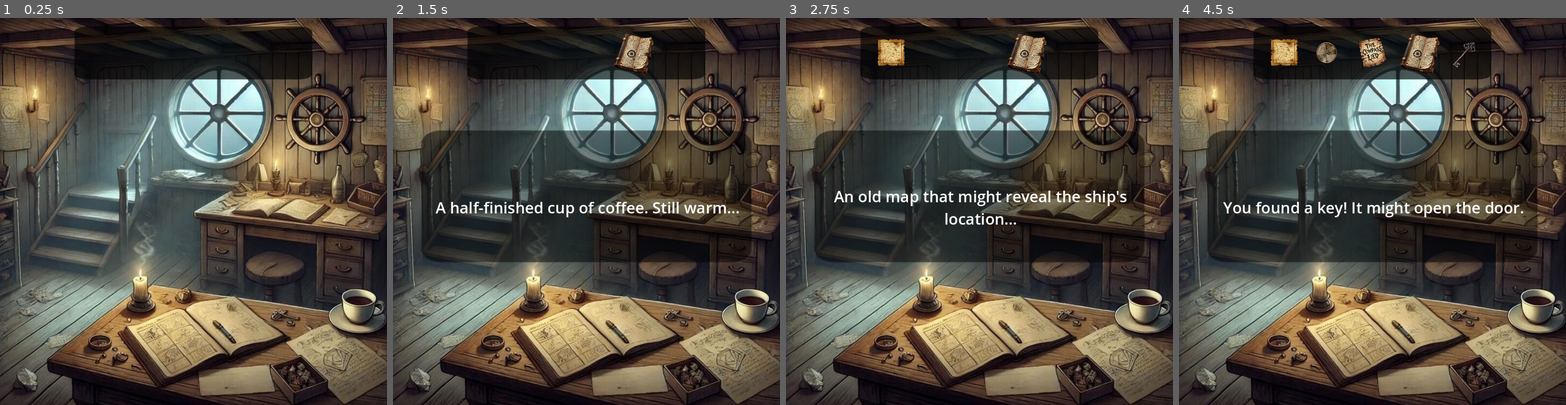
Above: before the commit, frames 1-4 (left to right).
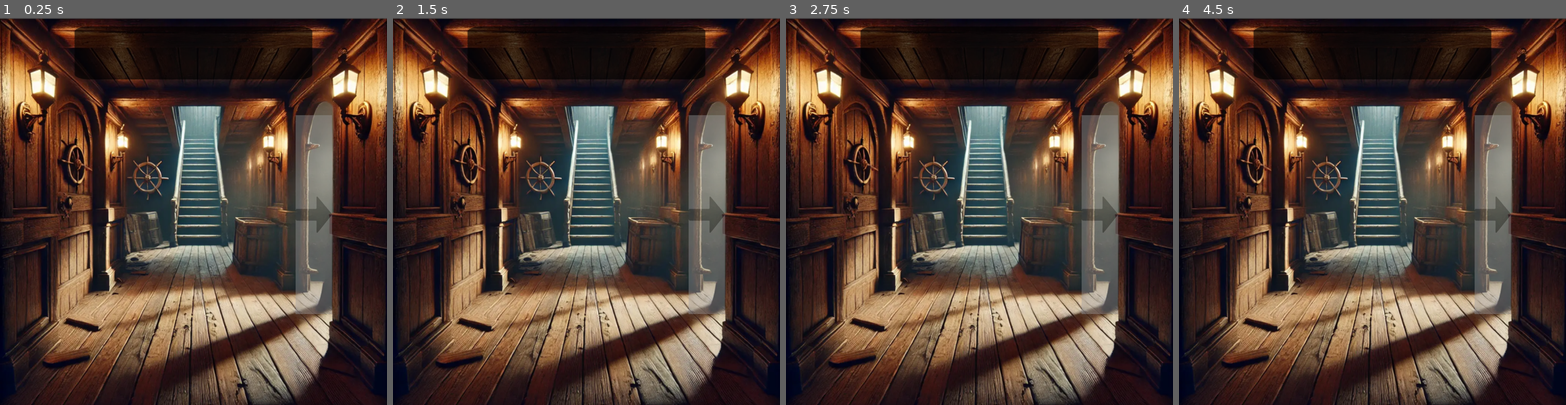
Above: after the commit, the same moments.

Repository: MasonPrather/AWakeInTheDarkKSU
Game: Godot game, scene res://Scenes/hallway_1.tscn
Same seed, same stepped clock (60 frames per second), same inputs: the game is played once before the commit and once after it. Before the commit the project starts from res://Scenes/captains_cabin.tscn.
Inputs (mouse positions are in pixels of both pictures, inside the frame that each line leads up to):
- Up to frame 1 (0.25 s): no input
- Up to frame 2 (1.5 s): tap Enter at 0.5 s; move the mouse to (594, 335) at 0.52 s; click (594, 335) at 0.67 s; tap Space at 1.25 s; move the mouse to (752, 304) at 1.27 s; click (752, 304) at 1.42 s
- Up to frame 3 (2.75 s): tap Enter at 2 s; move the mouse to (801, 118) at 2.02 s; click (801, 118) at 2.17 s
- Up to frame 4 (4.5 s): tap Space at 2.75, 4.25 s; move the mouse to (1279, 343) at 2.77 s; click (1279, 343) at 2.92 s; tap Enter at 3.5 s; move the mouse to (1233, 339) at 3.52 s; click (1233, 339) at 3.67 s; move the mouse to (1515, 188) at 4.27 s; click (1515, 188) at 4.42 s

The runs differ from the first frame. In frame 1, 81% of the frame differs, in the area x 0-100%, y 0-100%; in frame 2, 78%; in frame 3, 78%; in frame 4, 78%.

Commit message:
Fixed level 2 mouse

Diff:
--- a/awakeinthedark/Scripts/Objects/collectible.gd
+++ b/awakeinthedark/Scripts/Objects/collectible.gd
@@ -5,6 +5,8 @@
 func _ready():
 	input_pickable = true
 	connect("input_event", Callable(self, "_on_input_event"))
+	connect("mouse_entered", Callable(self, "_on_mouse_entered"))
+	connect("mouse_exited", Callable(self, "_on_mouse_exited"))
 
 func _on_input_event(_viewport, event, _shape_idx):
 	if event is InputEventMouseButton and event.pressed and event.button_index == MOUSE_BUTTON_LEFT:
--- a/awakeinthedark/project.godot
+++ b/awakeinthedark/project.godot
@@ -11,7 +11,7 @@
 [application]
 
 config/name="AWakeInTheDark"
-run/main_scene="res://Scenes/captains_cabin.tscn"
+run/main_scene="res://Scenes/hallway_1.tscn"
 config/features=PackedStringArray("4.3", "Mobile")
 config/icon="res://cutscene.webm"
 
